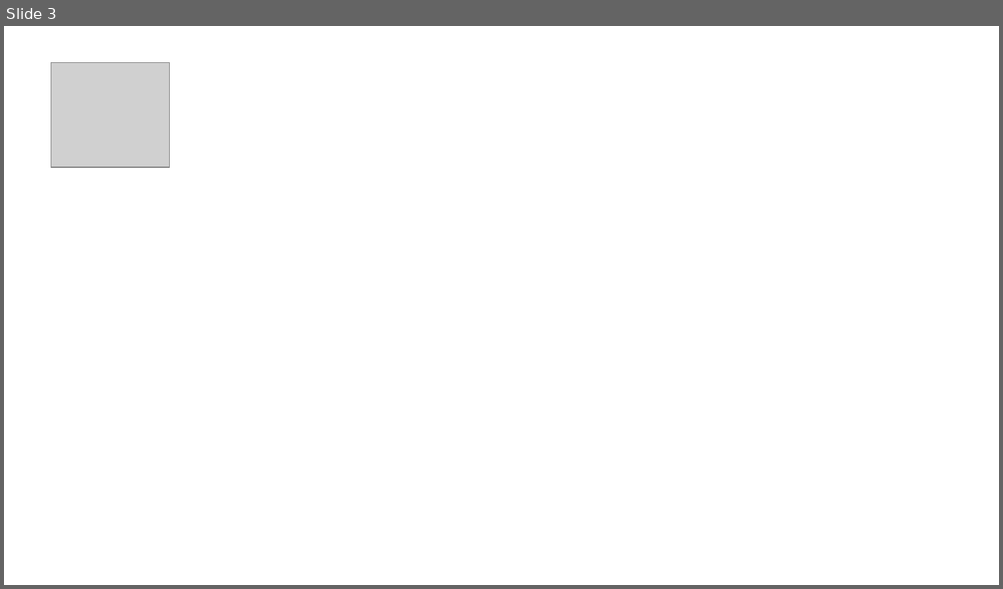
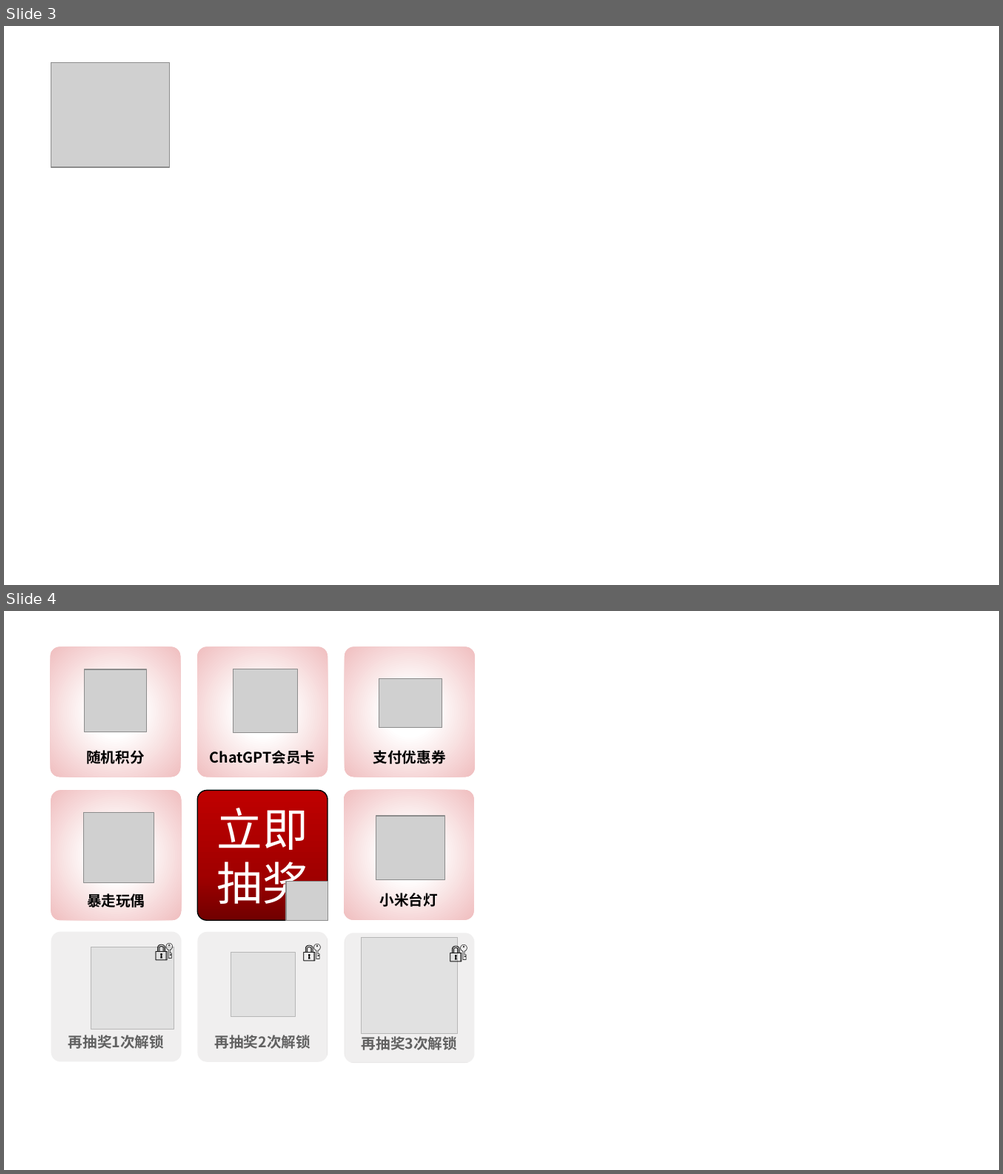
Before and after one commit to whitebear-coder/RaffleGEMFront, a slide deck: docs/抽奖素材.pptx. Shown one above the other, each under a label of ours: slide 3 before the commit, slides 3 and 4 after it. The pictures are 1003x589 and 1003x1174 pixels, drawn with LibreOffice and Linux fonts; fonts in the diff are those of the drawing; grey boxes stand for pictures. Boxes give left, top, right and bottom in pixels: in the first picture for what was removed or moved away, otherwise in the second. Text is boxed around its words. In the diff, an @@ line names an element or a change of style, - is before the commit and + after.

```diff
--- a/docs/抽奖素材.pptx
+++ b/docs/抽奖素材.pptx
@@ slide 4 added at bbox=[4, 611, 999, 1170], background #FFFFFF @@
@@ rounded rectangle added at bbox=[51, 647, 180, 777], fill gradient #FFFFFF to #F0BEBF @@
@@ rounded rectangle added at bbox=[197, 647, 327, 777], fill gradient #FFFFFF to #F0BEBF @@
@@ rounded rectangle added at bbox=[344, 647, 474, 777], fill gradient #FFFFFF to #F0BEBF @@
@@ picture added at bbox=[85, 669, 148, 732] @@
@@ picture added at bbox=[233, 669, 297, 733] @@
@@ picture added at bbox=[379, 679, 443, 727] @@
@@ text added at bbox=[86, 750, 144, 764], 14 pt, text #000000, bold @@
+随机积分
@@ text added at bbox=[210, 750, 316, 764], 14 pt, text #000000, bold @@
+ChatGPT会员卡
@@ text added at bbox=[373, 750, 446, 764], 14 pt, text #000000, bold @@
+支付优惠券
@@ rounded rectangle added at bbox=[51, 791, 181, 920], fill gradient #FFFFFF to #F0BEBF @@
@@ rounded rectangle added at bbox=[197, 791, 327, 920], fill gradient #720000 to #A20000 to #C00000, outline #ABC0E4 1 pt, 44 pt, text #FFFFFF @@
+立即
+抽奖
@@ rounded rectangle added at bbox=[344, 790, 473, 920], fill gradient #FFFFFF to #F0BEBF @@
@@ picture added at bbox=[84, 813, 154, 883] @@
@@ picture added at bbox=[375, 816, 445, 880] @@
@@ text added at bbox=[87, 894, 145, 908], 14 pt, text #000000, bold @@
+暴走玩偶
@@ picture added at bbox=[286, 882, 328, 920] @@
@@ text added at bbox=[380, 893, 438, 907], 14 pt, text #000000, bold @@
+小米台灯
@@ rounded rectangle added at bbox=[51, 932, 181, 1062], fill #E7E6E6 @@
@@ rounded rectangle added at bbox=[51, 928, 181, 1062], fill #FFFFFF at 38% opacity @@
@@ text added at bbox=[148, 936, 181, 965], 18 pt, text #000000 @@
+🔐
@@ rounded rectangle added at bbox=[196, 931, 327, 1065], fill #FFFFFF at 38% opacity @@
@@ rounded rectangle added at bbox=[197, 933, 327, 1062], fill #E7E6E6 @@
@@ text added at bbox=[295, 937, 329, 966], 18 pt, text #000000 @@
+🔐
@@ rounded rectangle added at bbox=[344, 934, 474, 1063], fill #E7E6E6 @@
@@ rounded rectangle added at bbox=[345, 933, 475, 1062], fill #FFFFFF at 38% opacity @@
@@ picture added at bbox=[361, 938, 458, 1034] @@
@@ text added at bbox=[442, 937, 475, 967], 18 pt, text #000000 @@
+🔐
@@ picture added at bbox=[91, 947, 173, 1030] @@
@@ picture added at bbox=[231, 953, 296, 1017] @@
@@ text added at bbox=[68, 1035, 164, 1049], 14 pt, text #000000, bold @@
+再抽奖1次解锁
@@ text added at bbox=[215, 1035, 310, 1049], 14 pt, text #000000, bold @@
+再抽奖2次解锁
@@ text added at bbox=[361, 1034, 457, 1051], 14 pt, text #000000, bold @@
+再抽奖3次解锁
```
Also in this commit, not shown: 12 other files.
